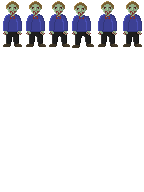
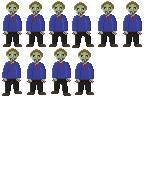
Layers edited between the first and the second 144 × 192 image:
painted on "Background" over box(2, 48, 94, 96)
